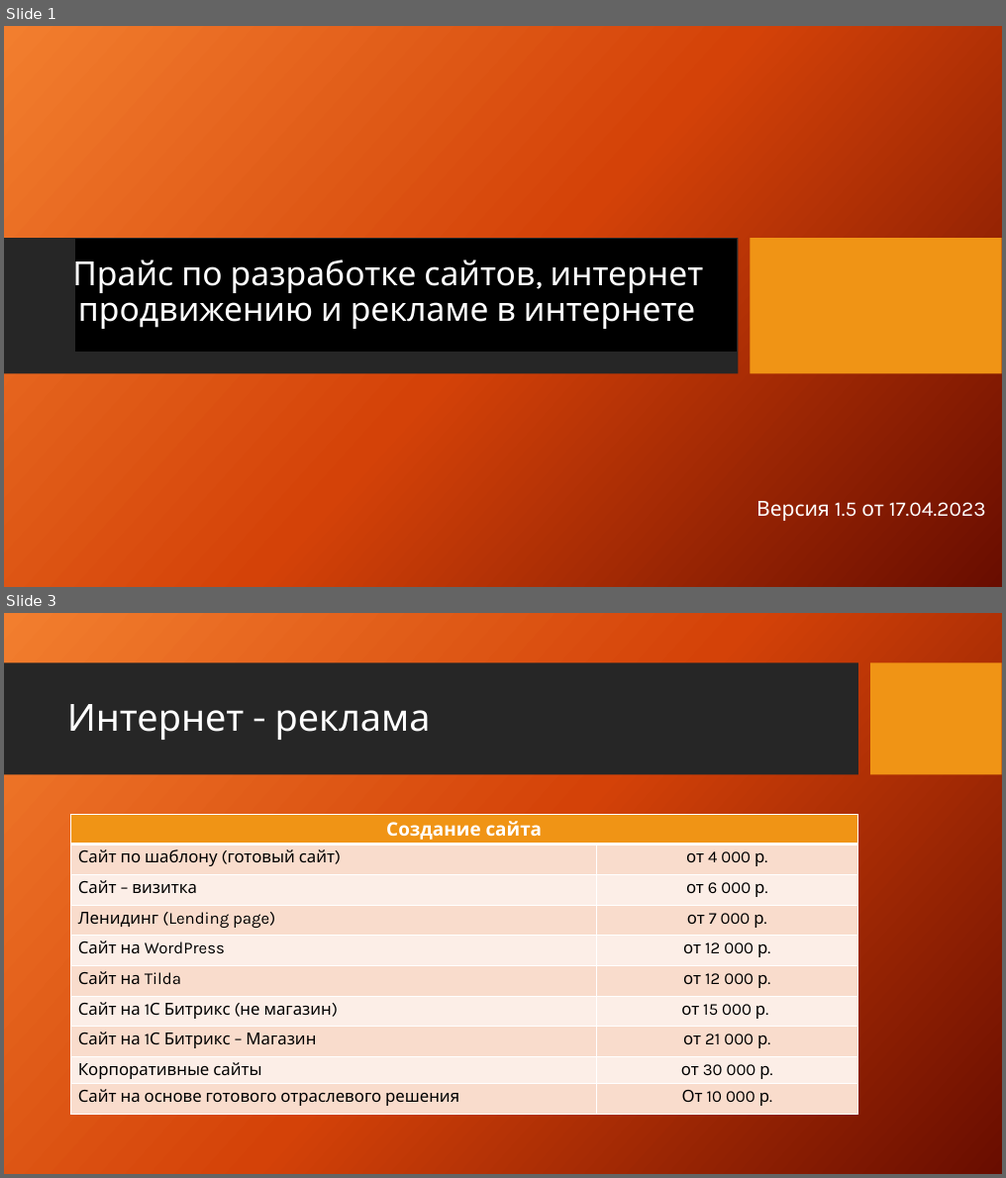
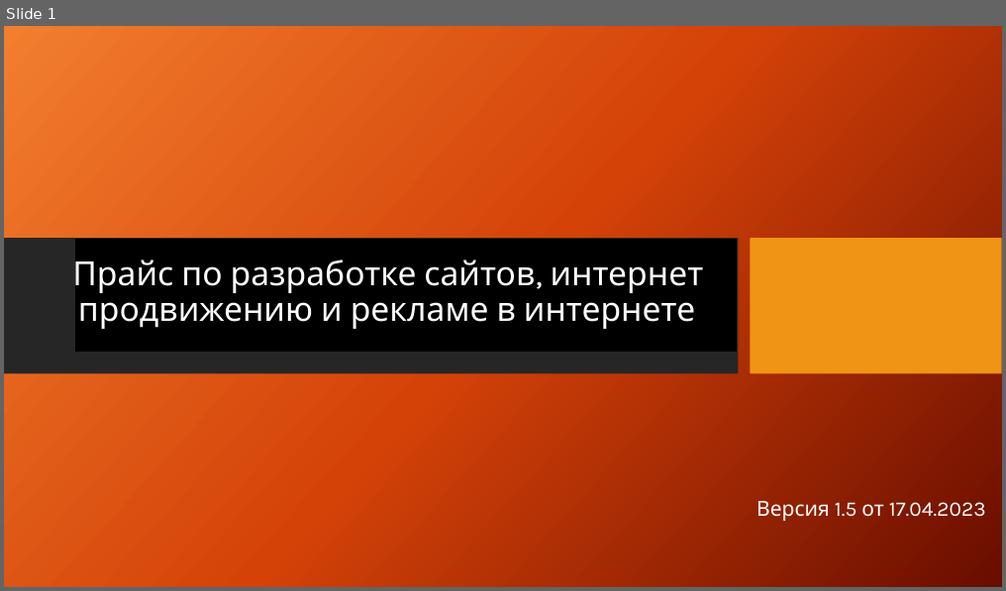
Before and after one commit to shazam-dev/seo-cy.ru, a slide deck: public/Прайс по разработке сайтов, интернет продвижению и.pptx. Shown one above the other, each under a label of ours: slides 1 and 3 before the commit, slide 1 after it; the slides between them are not shown. The pictures are 1006x1178 and 1006x591 pixels, drawn with LibreOffice and Linux fonts; fonts in the diff are those of the drawing; background and template pictures are left out. Boxes give left, top, right and bottom in pixels: in the first picture for what was removed or moved away, otherwise in the second. Text is boxed around its words. In the diff, an @@ line names an element or a change of style, - is before the commit and + after.

```diff
--- a/public/Прайс по разработке сайтов, интернет продвижению и.pptx
+++ b/public/Прайс по разработке сайтов, интернет продвижению и.pptx
@@ slide 3 removed at (4,613,1002,1174), background picture (left out) @@
@@ rectangle removed at (4,663,858,775) @@
@@ rectangle removed at (871,663,1002,775) @@
@@ title removed at (67,704,431,740) @@
-Интернет - реклама
@@ table removed at (70,815,858,1115), 10 rows, 2 columns @@
-Создание сайта | 
-Сайт по шаблону (готовый сайт) | от 4 000 р.
-Сайт – визитка | от 6 000 р.
-Ленидинг (Lending page) | от 7 000 р.
-Сайт на WordPress | от 12 000 р.
-Сайт на Tilda | от 12 000 р.
-Сайт на 1С Битрикс (не магазин) | от 15 000 р.
-Сайт на 1С Битрикс – Магазин | от 21 000 р.
-Корпоративные сайты | от 30 000 р.
-Сайт на основе готового отраслевого решения | От 10 000 р.
```
Also in this commit, not shown: 1 slide changed.
